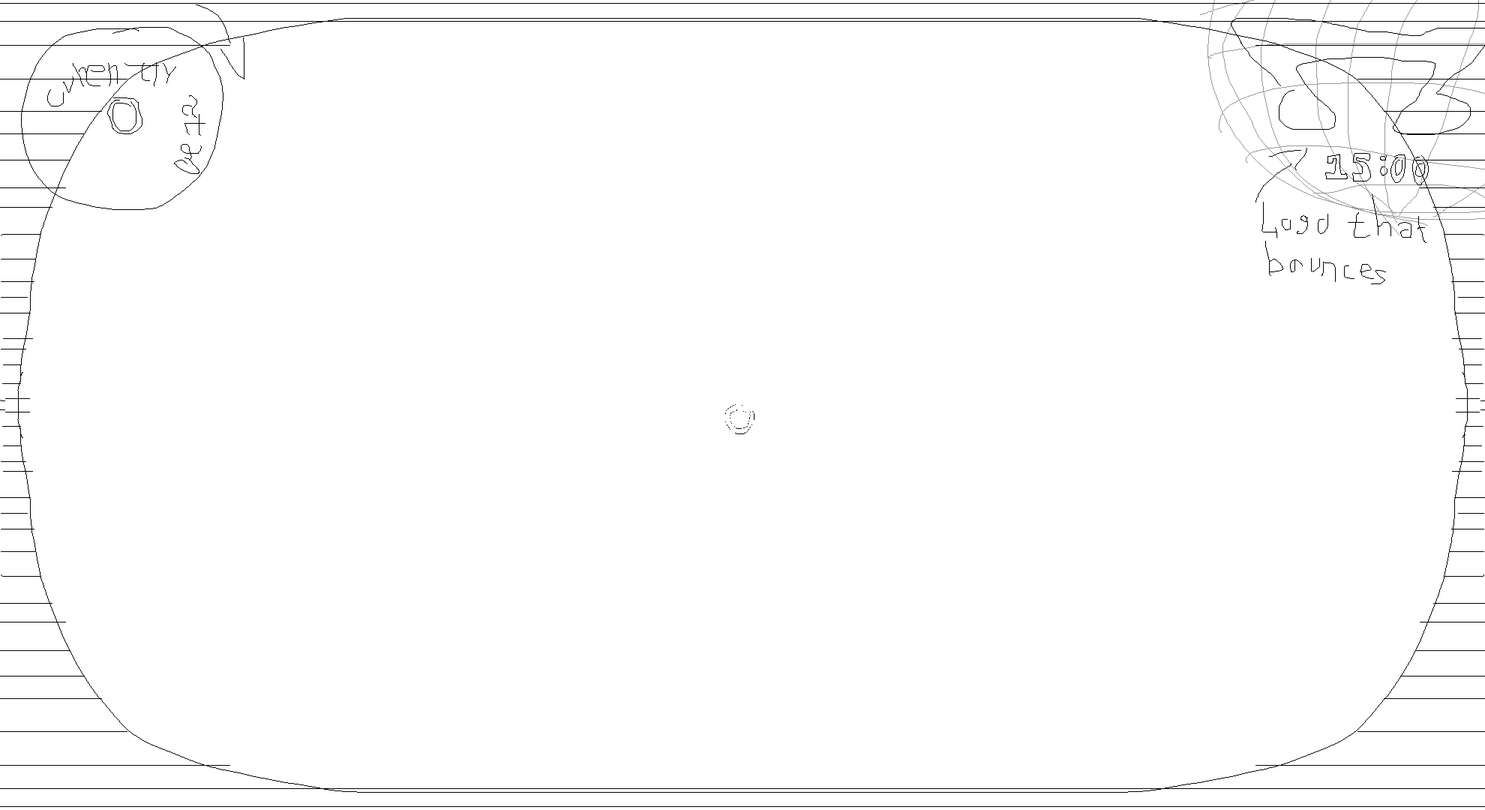
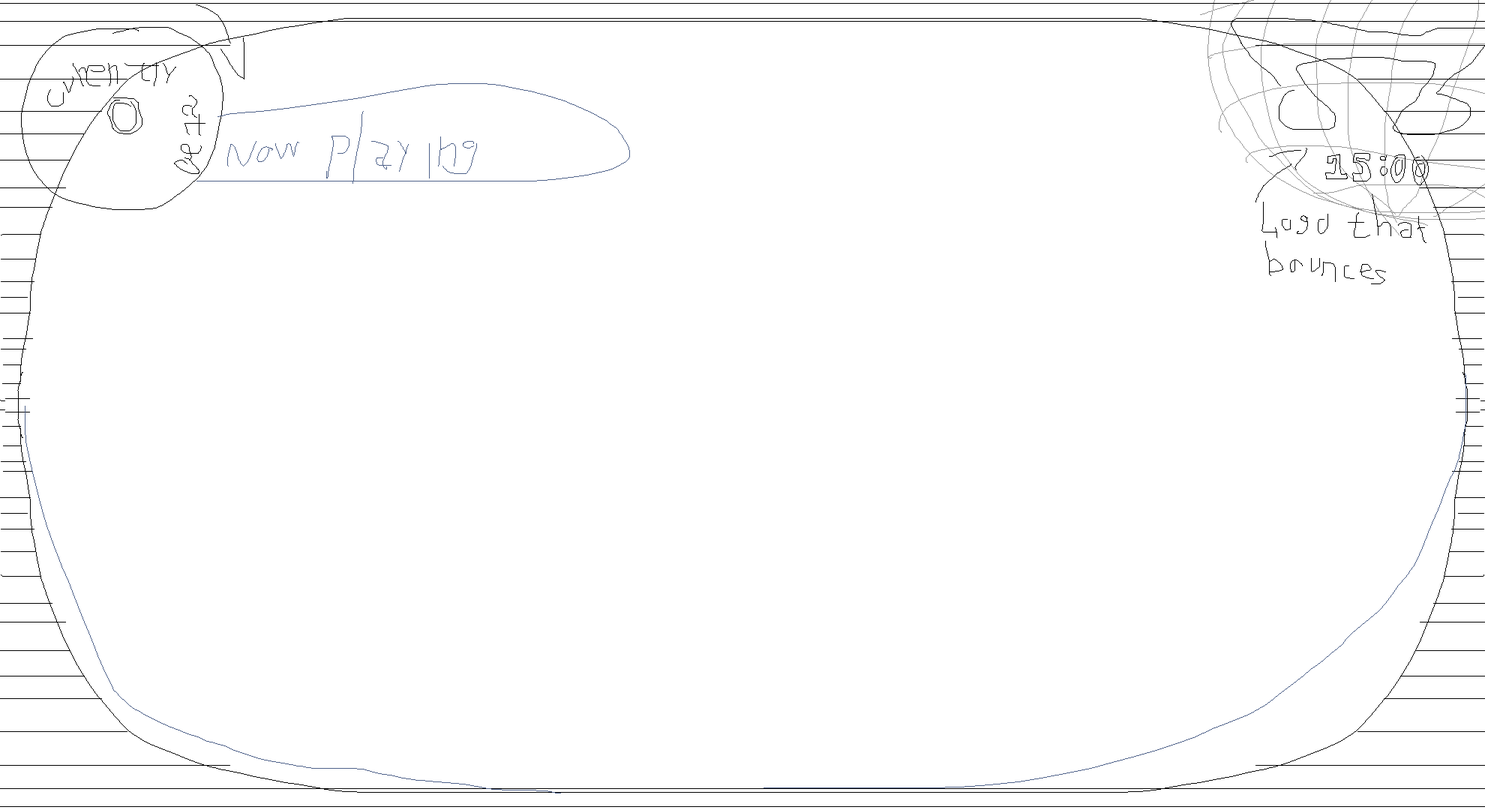
Layer changes from the first 1485 x 810 image to the second:
added group "Planning" with 5 layers above "Background" over (24, 83, 1467, 794)
added layer "Layer 6" in group "Planning" over (24, 83, 1467, 794)
moved "Layer 2" into group "Planning", painted on it over (24, 83, 1467, 435)
moved "Layer 1" into group "Planning" over (24, 83, 1467, 794)
